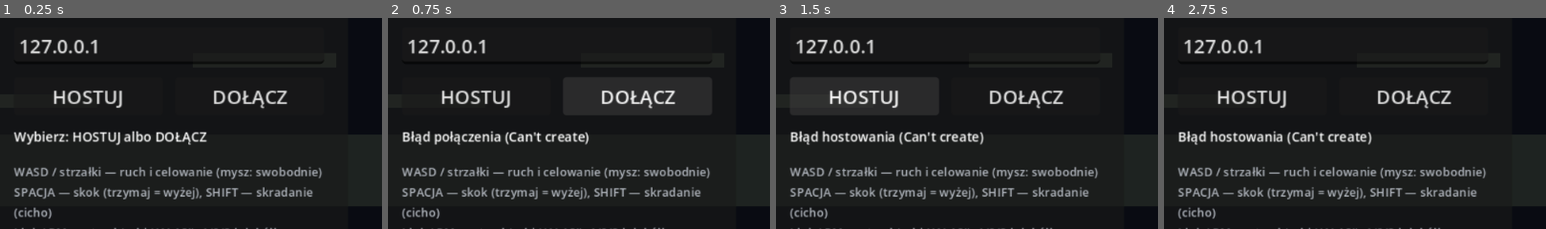
Above: before the commit, frames 1-4 (left to right).
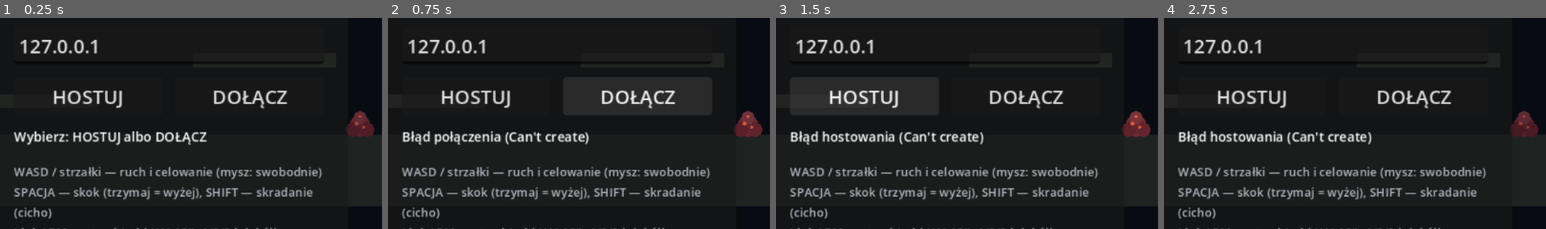
Above: after the commit, the same moments.

Repository: ssiwm/gameon
Game: Godot game, scene res://scenes/main.tscn
The game is run twice, just before and just after one commit, with the same random seed, the same clock (stepped at 60 frames per second) and the same inputs.
Inputs (mouse positions are % of the whole screen's width and height, from its top left):
- Up to frame 1 (0.25 s): no input
- Up to frame 2 (0.75 s): click "DOŁĄCZ" at 0.5 s
- Up to frame 3 (1.5 s): click "HOSTUJ" at 1.25 s
- Up to frame 4 (2.75 s): move the mouse to (72, 44) at 2.02 s; hold D (move_right) from 2.03 s (still down); tap Q (overcharge) at 2.1 s; click (72, 44) at 2.17 s; tap W (move_up) at 2.27 s; tap Keypad Enter at 2.3 s
The pictures show only the part of the screen within x 28-78%, y 27-77%; the shares and areas given below are measured in that part.

The runs differ from the first frame. In frame 1, 0.7% of the frame differs, in the area x 90-98%, y 43-57%; in frame 2, 0.7%; in frame 3, 0.7%; in frame 4, 0.6%.

Commit message:
Pętla misji: gniazda → ekstrakcja → wynik
Prototyp miał tylko plac zabaw — nie dało się wygrać, a wipe niczego nie
odbierał. Teraz jest pełna misja z GDD §4 / §16.0 pkt 1 (misja 1.3 „Gniazdo"):

- 3 gniazda (nest.gd) do zniszczenia; zniszczenie = hałas 8, budzi okolicę.
  Boty ich nie ostrzeliwują — głośny cel to decyzja drużyny.
- Po celu wyjście otwiera się w punkcie najdalszym od drużyny (§4: wyjście
  się zmienia) i wraca 1 ładunek Q (§8.4).
- Ekstrakcja: cała STOJĄCA drużyna 3 s przy flarze — leżącego trzeba podnieść.
- Ekran wyniku (czas, upadki, próba), host [Enter] = nowa misja.
- Wipe = kolejna próba (licznik prób), gniazda wracają.

Stan misji na serwerze (mission.gd), klienci przez _sync 5 Hz. Test
headless --missiontest; sprawdzone też w sieci (sam host w strefie nie
kończy misji, host + klient tak) i zrzutami okna.

Co-Authored-By: Claude Opus 5.5 <noreply@anthropic.com>

Diff:
--- a/prototype/scenes/main.tscn
+++ b/prototype/scenes/main.tscn
@@ -1,9 +1,10 @@
-[gd_scene load_steps=9 format=3]
+[gd_scene load_steps=10 format=3]
 
 [ext_resource type="Script" path="res://scripts/main.gd" id="1"]
 [ext_resource type="Script" path="res://scripts/hud.gd" id="2"]
 [ext_resource type="PackedScene" path="res://scenes/stalker.tscn" id="3"]
 [ext_resource type="PackedScene" path="res://scenes/enemy.tscn" id="4"]
+[ext_resource type="PackedScene" path="res://scenes/nest.tscn" id="5"]
 
 [sub_resource type="RectangleShape2D" id="RectangleShape2D_ground"]
 size = Vector2(1800, 60)
@@ -143,6 +144,15 @@
 [node name="Wolek2" parent="." instance=ExtResource("4")]
 position = Vector2(1300, 200)
 kind = "wolek"
+
+[node name="Nest1" parent="." instance=ExtResource("5")]
+position = Vector2(480, 200)
+
+[node name="Nest2" parent="." instance=ExtResource("5")]
+position = Vector2(850, 132)
+
+[node name="Nest3" parent="." instance=ExtResource("5")]
+position = Vector2(1330, 200)
 
 [node name="UI" type="CanvasLayer" parent="."]
 
--- /dev/null
+++ b/prototype/scenes/nest.tscn
@@ -0,0 +1,15 @@
+[gd_scene load_steps=3 format=3]
+
+[ext_resource type="Script" path="res://scripts/nest.gd" id="1"]
+
+[sub_resource type="RectangleShape2D" id="RectangleShape2D_nest"]
+size = Vector2(20, 18)
+
+[node name="Nest" type="CharacterBody2D"]
+collision_layer = 4
+collision_mask = 0
+script = ExtResource("1")
+
+[node name="CollisionShape2D" type="CollisionShape2D" parent="."]
+position = Vector2(0, -9)
+shape = SubResource("RectangleShape2D_nest")
--- a/prototype/scripts/hud.gd
+++ b/prototype/scripts/hud.gd
@@ -2,6 +2,7 @@
 ## HUD: pasek hałasu, HP, ostrzeżenie o stalkerze, status sieci, broń, down/revive.
 
 const Weapons := preload("res://scripts/weapons.gd")
+const Mission := preload("res://scripts/mission.gd")
 
 @onready var _bar: ProgressBar = $NoiseBar
 @onready var _noise_label: Label = $NoiseLabel
@@ -18,6 +19,36 @@
 ## warn_pulse grzmiałby bez przerwy.
 var _warn_was := false
 var _music_layer := -1
+var _objective: Label
+var _result: Panel
+var _result_text: Label
+
+## Linia celu i ekran wyniku tworzone w kodzie — main.tscn zostaje prosty.
+func _ready() -> void:
+	_objective = Label.new()
+	_objective.position = Vector2(170, 30)
+	_objective.size = Vector2(300, 18)
+	_objective.horizontal_alignment = HORIZONTAL_ALIGNMENT_CENTER
+	_objective.add_theme_font_size_override("font_size", 11)
+	_objective.add_theme_color_override("font_color", Color(0.95, 0.85, 0.55))
+	add_child(_objective)
+
+	_result = Panel.new()
+	_result.position = Vector2(170, 80)
+	_result.size = Vector2(300, 190)
+	_result.visible = false
+	var sb := StyleBoxFlat.new()
+	sb.bg_color = Color(0.03, 0.04, 0.05, 0.92)
+	sb.border_color = Color(0.4, 1.0, 0.5, 0.7)
+	sb.set_border_width_all(1)
+	_result.add_theme_stylebox_override("panel", sb)
+	add_child(_result)
+	_result_text = Label.new()
+	_result_text.position = Vector2(10, 10)
+	_result_text.size = Vector2(280, 170)
+	_result_text.horizontal_alignment = HORIZONTAL_ALIGNMENT_CENTER
+	_result_text.add_theme_font_size_override("font_size", 12)
+	_result.add_child(_result_text)
 
 func _process(delta: float) -> void:
 	_bar.value = NoiseMgr.level
@@ -32,6 +63,8 @@
 	var empty := maxi(0, NoiseMgr.OVERCHARGE_MAX - full)
 	_oc.text = "Q PRZESTEROWANIE: " + "|".repeat(full) + "_".repeat(empty)
 	_oc.modulate = Color(1, 0.85, 0.4) if full > 0 else Color(0.4, 0.4, 0.42)
+
+	_drive_mission()
 
 	_player = _find_local_player()
 	_status.text = _net_status()
@@ -94,6 +127,20 @@
 		Audio.play("warn_pulse", Audio.BUS_UI, -12.0)
 	_warn_was = awake
 
+func _drive_mission() -> void:
+	var m: Node = get_tree().current_scene.get("mission") if get_tree().current_scene else null
+	if m == null or not NoiseMgr.has_network():
+		_objective.text = ""
+		_result.visible = false
+		return
+	_objective.text = m.objective_text()
+	_result.visible = m.phase == Mission.Phase.SUCCESS
+	if _result.visible:
+		var secs := int(m.elapsed)
+		_result_text.text = "EKSTRAKCJA UDANA\n\nCzas: %d:%02d\nGniazda: %d/%d\nUpadki drużyny: %d\nPróba: %d\n\n%s" % [
+			secs / 60, secs % 60, m.nests_total, m.nests_total, m.downs, m.attempts,
+			"[Enter] nowa misja" if multiplayer.is_server() else "Czekaj — host zaczyna nową misję"]
+
 func _find_local_player() -> Node:
 	for p in get_tree().get_nodes_in_group("players"):
 		# boty też mają autorytet hosta — HUD pokazuje tylko człowieka
--- a/prototype/scripts/input_setup.gd
+++ b/prototype/scripts/input_setup.gd
@@ -14,6 +14,7 @@
 	_add_keys("weapon_1", [KEY_1])
 	_add_keys("weapon_2", [KEY_2])
 	_add_keys("weapon_3", [KEY_3])
+	_add_keys("restart", [KEY_ENTER, KEY_KP_ENTER])
 	_add_mouse("fire", MOUSE_BUTTON_LEFT)
 	_add_mouse("weapon_next", MOUSE_BUTTON_WHEEL_DOWN)
 	_add_mouse("weapon_prev", MOUSE_BUTTON_WHEEL_UP)
--- a/prototype/scripts/main.gd
+++ b/prototype/scripts/main.gd
@@ -12,8 +12,13 @@
 ## Wipe (wszyscy down) = nieudana ekstrakcja: restart misji po tylu sekundach (GDD §4).
 const WIPE_DELAY := 3.0
 
+const MISSION_SCRIPT := preload("res://scripts/mission.gd")
+
 ## >0 w trakcie odliczania do restartu po wipe; widoczne na każdym peerze (HUD).
 var wipe_left := 0.0
+## Pętla misji: cel → ekstrakcja → wynik (mission.gd). Węzeł o stałej nazwie,
+## tworzony na każdym peerze, więc RPC trafia w tę samą ścieżkę.
+var mission: Node2D
 
 @onready var _players: Node2D = $Players
 @onready var _spawner: MultiplayerSpawner = $PlayerSpawner
@@ -28,6 +33,9 @@
 	# peer, także dołączający później. Synchronizator postaci klienta należy do
 	# klienta, więc serwer nie może już przekazać stanu początkowego przez niego.
 	_spawner.spawn_function = _spawn_actor
+	mission = MISSION_SCRIPT.new()
+	mission.name = "Mission"
+	add_child(mission)
 	multiplayer.peer_connected.connect(_on_peer_connected)
 	multiplayer.peer_disconnected.connect(_on_peer_disconnected)
 	multiplayer.connected_to_server.connect(_on_connected_to_server)
@@ -51,7 +59,12 @@
 		wipe_left -= delta
 		if wipe_left <= 0.0:
 			wipe_left = 0.0
-			_restart_mission()
+			_restart_mission(false)
+		return
+	# po udanej ekstrakcji host zaczyna nową misję
+	if mission.phase == MISSION_SCRIPT.Phase.SUCCESS:
+		if Input.is_action_just_pressed("restart"):
+			_restart_mission(true)
 		return
 	if _all_down():
 		print("[WIPE] all players down -> mission restart in %.0fs" % WIPE_DELAY)
@@ -73,21 +86,25 @@
 	wipe_left = seconds
 	Audio.play("tape_stop", Audio.BUS_UI, -6.0)
 
-## Restart misji (serwer): Uwaga, ładunki Q, wrogowie i gracze wracają na start.
-## Łup misji przepadłby tutaj — postęp fabularny nie (GDD §4).
-func _restart_mission() -> void:
-	print("[WIPE] mission restart")
+## Restart misji (serwer): Uwaga, ładunki Q, wrogowie, gniazda i gracze wracają
+## na start. new_run=false to kolejna próba po wipe (licznik prób +1), true to
+## nowa misja po udanej ekstrakcji. Łup misji przepadłby tutaj — postęp
+## fabularny nie (GDD §4).
+func _restart_mission(new_run: bool) -> void:
+	print("[MISSION] restart (%s)" % ("nowa misja" if new_run else "wipe"))
 	NoiseMgr.reset_mission()
 	for e in get_tree().get_nodes_in_group("enemies"):
 		if e.has_method("reset_enemy"):
 			e.reset_enemy()
 	for c in _players.get_children():
 		c.request_full_reset()
+	mission.on_restart(new_run)
 
 func _handle_cmdline() -> void:
 	var autoquit := -1.0
 	var stealthtest := -1.0
 	var wipetest := -1.0
+	var missiontest := false
 	var args := OS.get_cmdline_user_args()
 	for a in args:
 		if a.begins_with("--port="):
@@ -103,6 +120,8 @@
 			stealthtest = 20.0
 		elif a.begins_with("--stealthtest="):
 			stealthtest = a.substr("--stealthtest=".length()).to_float()
+		elif a == "--missiontest":
+			missiontest = true
 		elif a == "--wipetest":
 			wipetest = 2.0
 		elif a.begins_with("--wipetest="):
@@ -111,6 +130,8 @@
 		_stealth_test_loop(stealthtest)
 	if wipetest >= 0.0:
 		_wipe_test(wipetest)
+	if missiontest:
+		_mission_test()
 	if autoquit >= 0.0:
 		await get_tree().create_timer(autoquit).timeout
 		get_tree().quit()
@@ -174,8 +195,35 @@
 	var states := []
 	for c in _players.get_children():
 		states.append("%s hp=%d dead=%s" % [c.name, c.hp, str(c.dead)])
-	print("[TEST] after restart: %s | trzosek1_alive=%s noise=%.0f charges=%d" % [
-		", ".join(states), str(victim.alive if victim else null), NoiseMgr.level, NoiseMgr.overcharge_charges])
+	print("[TEST] after restart: %s | trzosek1_alive=%s noise=%.0f charges=%d attempt=%d" % [
+		", ".join(states), str(victim.alive if victim else null), NoiseMgr.level, NoiseMgr.overcharge_charges,
+		mission.attempts])
+
+## Test pętli misji: niszczy gniazda, sprawdza otwarcie ekstrakcji i bonus Q,
+## przenosi ludzi (tylko hosta — jego autorytet) do flary, czeka na sukces,
+## potem nowa misja [Enter] symulowana wprost. --missiontest
+func _mission_test() -> void:
+	await get_tree().create_timer(2.0).timeout
+	if not multiplayer.is_server():
+		return
+	var q_before := NoiseMgr.overcharge_charges
+	for n in get_tree().get_nodes_in_group("nests"):
+		n.take_bullet(n.global_position + Vector2(-10, 0), 999.0)
+	await get_tree().create_timer(0.3).timeout
+	print("[TEST] mission: phase=%d nests_left=%d exit=%s q=%d->%d" % [
+		mission.phase, mission.nests_left, mission.exit_pos, q_before, NoiseMgr.overcharge_charges])
+	for c in _players.get_children():
+		if not c.is_bot:
+			c.global_position = mission.exit_pos
+	await get_tree().create_timer(mission.EXTRACT_TIME + 0.6).timeout
+	print("[TEST] mission: phase=%d progress=%.2f time=%.1f downs=%d attempts=%d noise=%.0f" % [
+		mission.phase, mission.extract_progress, mission.elapsed, mission.downs, mission.attempts, NoiseMgr.level])
+	_restart_mission(true)
+	await get_tree().create_timer(0.5).timeout
+	var alive := 0
+	for n in get_tree().get_nodes_in_group("nests"):
+		alive += 1 if n.alive else 0
+	print("[TEST] mission restart: phase=%d nests_alive=%d attempts=%d" % [mission.phase, alive, mission.attempts])
 
 func host_game() -> void:
 	if NoiseMgr.has_network():
--- /dev/null
+++ b/prototype/scripts/mission.gd
@@ -0,0 +1,236 @@
+extends Node2D
+## Pętla misji (GDD §4): CEL → EKSTRAKCJA → WYNIK. Autorytet: serwer.
+##
+##   OBJECTIVE  zniszcz wszystkie gniazda (grupa „nests")
+##   EXTRACT    wyjście otwiera się w INNYM miejscu niż start (§4: „po wykonaniu
+##              celu pozycja wyjścia się zmienia") — najdalszy od drużyny punkt
+##              z EXIT_CANDIDATES, więc trzeba wrócić przez obudzony teren.
+##              Wszyscy stojący ludzie muszą być w strefie przez EXTRACT_TIME;
+##              leżącego trzeba najpierw podnieść — drużyna wychodzi razem.
+##   SUCCESS    ekran wyniku; host zaczyna nową próbę [Enter].
+##
+## Wipe (main.gd) = nieudana ekstrakcja: misja wraca do OBJECTIVE, licznik prób +1.
+## Klienci dostają stan przez _sync (5 Hz + natychmiast przy zmianie fazy).
+
+enum Phase { OBJECTIVE, EXTRACT, SUCCESS }
+
+const EXTRACT_TIME := 3.0
+const EXIT_RADIUS_X := 34.0
+const EXIT_RADIUS_Y := 40.0
+const EXIT_CANDIDATES := [Vector2(-220, 200), Vector2(1420, 200)]
+const SYNC_INTERVAL := 0.2
+
+var phase: int = Phase.OBJECTIVE
+var nests_total := 0
+var nests_left := 0
+var exit_pos := Vector2.ZERO
+var extract_progress := 0.0
+## Statystyki do ekranu wyniku
+var elapsed := 0.0
+var downs := 0
+var attempts := 1
+
+var _sync_t := 0.0
+var _was_dead := {}          # nazwa gracza -> bool (liczenie upadków, serwer)
+
+func _ready() -> void:
+	z_index = 5
+	# gniazda są w scenie (ta sama ścieżka na każdym peerze)
+	for n in get_tree().get_nodes_in_group("nests"):
+		n.destroyed.connect(_on_nest_destroyed)
+	_count_nests()
+
+func _count_nests() -> void:
+	nests_total = 0
+	nests_left = 0
+	for n in get_tree().get_nodes_in_group("nests"):
+		nests_total += 1
+		if n.alive:
+			nests_left += 1
+
+func is_active() -> bool:
+	return NoiseMgr.has_network()
+
+# ---------------------------------------------------------------- serwer
+
+func _physics_process(delta: float) -> void:
+	queue_redraw()
+	if not NoiseMgr.has_network():
+		return
+	if not multiplayer.is_server():
+		if phase != Phase.SUCCESS:
+			elapsed += delta     # lokalna interpolacja zegara między synchronizacjami
+		return
+
+	if phase != Phase.SUCCESS:
+		elapsed += delta
+	_track_downs()
+	if phase == Phase.EXTRACT:
+		_tick_extract(delta)
+
+	_sync_t -= delta
+	if _sync_t <= 0.0:
+		_broadcast()
+
+func _on_nest_destroyed(_nest: Node) -> void:
+	if not NoiseMgr.is_server():
+		return
+	_count_nests()
+	print("[MISSION] nest destroyed, left=%d/%d" % [nests_left, nests_total])
+	if nests_left == 0 and phase == Phase.OBJECTIVE:
+		_open_extraction()
+	_broadcast()
+
+func _open_extraction() -> void:
+	phase = Phase.EXTRACT
+	extract_progress = 0.0
+	# najdalszy kandydat od środka drużyny — powrót przez obudzony teren
+	var centroid := _humans_centroid()
+	var best: Vector2 = EXIT_CANDIDATES[0]
+	for c in EXIT_CANDIDATES:
+		if (c as Vector2).distance_to(centroid) > best.distance_to(centroid):
+			best = c
+	exit_pos = best
+	# GDD §8.4: ładunek Przesterowania wraca natychmiast przy celu głównym
+	NoiseMgr.objective_bonus()
+	print("[MISSION] objective complete -> extraction at %s" % exit_pos)
+	_event.rpc("objective")
+
+func _tick_extract(delta: float) -> void:
+	var humans := 0
+	var inside := 0
+	for p in get_tree().get_nodes_in_group("players"):
+		if p.is_bot or p.is_queued_for_deletion():
+			continue
+		humans += 1
+		if not p.dead and _in_exit(p.global_position):
+			inside += 1
+	if humans > 0 and inside == humans:
+		extract_progress = minf(1.0, extract_progress + delta / EXTRACT_TIME)
+		if extract_progress >= 1.0:
+			_success()
+	else:
+		extract_progress = maxf(0.0, extract_progress - delta / EXTRACT_TIME * 2.0)
+
+func _in_exit(pos: Vector2) -> bool:
+	return absf(pos.x - exit_pos.x) <= EXIT_RADIUS_X and absf(pos.y - exit_pos.y) <= EXIT_RADIUS_Y
+
+func _success() -> void:
+	phase = Phase.SUCCESS
+	extract_progress = 1.0
+	print("[MISSION] SUCCESS time=%.1fs downs=%d attempts=%d" % [elapsed, downs, attempts])
+	# teren cichnie: wrogowie (nie gniazda) wracają do snu, Uwaga spada do zera
+	for e in get_tree().get_nodes_in_group("enemies"):
+		if not e.is_in_group("nests") and e.has_method("reset_enemy"):
+			e.reset_enemy()
+	NoiseMgr.calm()
+	_event.rpc("success")
+	_broadcast()
+
+## Upadki ludzi (statystyka). Liczone na serwerze z replikowanego `dead`.
+func _track_downs() -> void:
+	for p in get_tree().get_nodes_in_group("players"):
+		var was: bool = _was_dead.get(p.name, false)
+		if p.dead and not was and not p.is_bot and phase != Phase.SUCCESS:
+			downs += 1
+		_was_dead[p.name] = p.dead
+
+func _humans_centroid() -> Vector2:
+	var sum := Vector2.ZERO
+	var n := 0
+	for p in get_tree().get_nodes_in_group("players"):
+		if not p.is_bot:
+			sum += p.global_position
+			n += 1
+	return sum / n if n > 0 else Vector2.ZERO
+
+## Wołane przez main._restart_mission() — po wipe (nowa próba) albo nowej misji.
+func on_restart(new_run: bool) -> void:
+	phase = Phase.OBJECTIVE
+	extract_progress = 0.0
+	elapsed = 0.0
+	if new_run:
+		downs = 0
+		attempts = 1
+	else:
+		attempts += 1
+	_was_dead.clear()
+	# gniazda wróciły (reset_enemy) — liczymy od nowa
+	_count_nests()
+	nests_left = nests_total
+	_broadcast()
+
+func _broadcast() -> void:
+	_sync_t = SYNC_INTERVAL
+	if NoiseMgr.has_network() and multiplayer.is_server():
+		_sync.rpc(phase, nests_left, nests_total, exit_pos, extract_progress, elapsed, downs, attempts)
+
+@rpc("authority", "call_remote", "reliable")
+func _sync(p: int, left: int, total: int, ex: Vector2, prog: float, el: float, d: int, att: int) -> void:
+	phase = p
+	nests_left = left
+	nests_total = total
+	exit_pos = ex
+	extract_progress = prog
+	elapsed = el
+	downs = d
+	attempts = att
+
+## Jednorazowe sygnały dźwiękowe na każdym peerze.
+@rpc("authority", "call_local", "reliable")
+func _event(kind: String) -> void:
+	match kind:
+		"objective":
+			Audio.play("radio_beep", Audio.BUS_UI, -6.0)
+			Audio.sting(1)
+		"success":
+			Audio.play("ui_confirm", Audio.BUS_UI, -4.0)
+			Audio.play("tape_stop", Audio.BUS_UI, -10.0)
+
+# ---------------------------------------------------------------- HUD
+
+## Tekst celu dla HUD.
+func objective_text() -> String:
+	match phase:
+		Phase.OBJECTIVE:
+			return "CEL: zniszcz gniazda  %d/%d" % [nests_total - nests_left, nests_total]
+		Phase.EXTRACT:
+			var me := _local_human()
+			var dir := ""
+			if me != null:
+				var dx := exit_pos.x - me.global_position.x
+				dir = ("  ← %d m" if dx < 0.0 else "  → %d m") % int(absf(dx) / 16.0)
+				if me.dead:
+					dir = "  — leżysz: drużyna musi cię podnieść"
+				elif _in_exit(me.global_position):
+					dir = "  — czekaj na drużynę" if extract_progress <= 0.0 else "  — EWAKUACJA %d%%" % int(extract_progress * 100.0)
+			return "EKSTRAKCJA: dotrzyj do flary" + dir
+	return ""
+
+func _local_human() -> Node2D:
+	for p in get_tree().get_nodes_in_group("players"):
+		if not p.is_bot and p.is_multiplayer_authority():
+			return p
+	return null
+
+# ---------------------------------------------------------------- znacznik wyjścia
+
+func _draw() -> void:
+	if phase != Phase.EXTRACT and phase != Phase.SUCCESS:
+		return
+	var t := Time.get_ticks_msec() / 1000.0
+	var p := exit_pos
+	var flick := 0.75 + 0.25 * sin(t * 11.0) * sin(t * 4.3)
+	var col := Color(0.4, 1.0, 0.5)
+	# słup światła flary
+	for i in 6:
+		var w := 26.0 - i * 4.0
+		draw_rect(Rect2(p.x - w * 0.5, p.y - 150.0, w, 150.0), Color(col, 0.035 * flick))
+	# strefa ewakuacji
+	draw_rect(Rect2(p.x - EXIT_RADIUS_X, p.y - 2.0, EXIT_RADIUS_X * 2.0, 3.0), Color(col, 0.55))
+	draw_circle(p + Vector2(0, -4), 3.0, Color(1.0, 0.95, 0.7, flick))
+	# postęp ewakuacji
+	if extract_progress > 0.0:
+		# nad etykietą gracza (P1 ~ -30 px), żeby się nie nakładały
+		draw_rect(Rect2(p.x - 20.0, p.y - 62.0, 40.0, 4.0), Color(0.1, 0.1, 0.12, 0.8))
+		draw_rect(Rect2(p.x - 20.0, p.y - 62.0, 40.0 * extract_progress, 4.0), col)
--- /dev/null
+++ b/prototype/scripts/nest.gd
@@ -0,0 +1,137 @@
+extends CharacterBody2D
+## Gniazdo — cel misji „Gniazdo" (GDD §9, misja 1.3: „spal 3 gniazda").
+## Symulacja i HP TYLKO na serwerze; klienci dostają stan przez _sync.
+##
+## Gniazdo jest w grupie „enemies", bo tak trafiają je pociski (bullet.gd)
+## i tak resetuje je wipe (main._restart_mission → reset_enemy). Nie jest
+## jednak zagrożeniem: boty go nie ostrzeliwują (is_threat = false), bo
+## zniszczenie gniazda jest GŁOŚNE — to decyzja drużyny, nie bota.
+
+signal destroyed(nest: Node)
+
+const MAX_HP := 60.0
+## Hałas zniszczenia (GDD §8.1): pękające gniazdo budzi okolicę — to cena celu.
+const N_DESTROY := 8.0
+
+var hp := MAX_HP
+var alive := true
+
+var _flash := 0.0
+var _net_timer := 0.0
+
+func _ready() -> void:
+	add_to_group("enemies")
+	add_to_group("nests")
+
+func is_threat() -> bool:
+	return false
+
+## Restart misji (wipe / nowa próba).
+func reset_enemy() -> void:
+	hp = MAX_HP
+	_set_alive(true)
+	_send_state(999.0)
+
+func _set_alive(a: bool) -> void:
+	alive = a
+	visible = a
+	($CollisionShape2D as CollisionShape2D).set_deferred("disabled", not a)
+
+func take_bullet(_from_pos: Vector2, dmg: float = 8.0) -> void:
+	if not NoiseMgr.is_server() or not alive:
+		return
+	hp -= dmg
+	_flash = 0.08
+	if hp <= 0.0:
+		_destroy()
+	else:
+		_send_state(999.0)
+
+func _destroy() -> void:
+	_set_alive(false)
+	NoiseMgr.add_noise(N_DESTROY, global_position)
+	_destroy_fx()
+	_send_state(999.0)
+	destroyed.emit(self)
+
+## Efekty na KAŻDYM peerze (serwer wprost, klient po zmianie alive w _sync).
+func _destroy_fx() -> void:
+	Audio.play_at("flare_ignite", global_position, Audio.BUS_WORLD, -4.0, 0.7)
+	Audio.play_variant_at("impact_flesh", 3, global_position, Audio.BUS_WORLD, -2.0, 0.6)
+	if _local_dist() < 240.0:
+		Feel.shake(2.5)
+	var fx := CPUParticles2D.new()
+	fx.one_shot = true
+	fx.emitting = true
+	fx.amount = 40
+	fx.lifetime = 0.9
+	fx.explosiveness = 0.9
+	fx.direction = Vector2(0, -1)
+	fx.spread = 60.0
+	fx.initial_velocity_min = 40.0
+	fx.initial_velocity_max = 130.0
+	fx.gravity = Vector2(0, -60)   # płonące strzępy unoszą się
+	fx.scale_amount_min = 1.0
+	fx.scale_amount_max = 2.5
+	fx.color = Color(1.0, 0.55, 0.2)
+	get_tree().current_scene.add_child(fx)
+	fx.global_position = global_position + Vector2(0, -8)
+	get_tree().create_timer(1.5).timeout.connect(fx.queue_free)
+
+func _local_dist() -> float:
+	for p in get_tree().get_nodes_in_group("players"):
+		var pp := p as Node2D
+		if pp != null and not pp.is_bot and pp.is_multiplayer_authority():
+			return pp.global_position.distance_to(global_position)
+	return INF
+
+func _physics_process(delta: float) -> void:
+	_flash = maxf(0.0, _flash - delta)
+	if NoiseMgr.is_server():
+		_send_state(delta)
+
+## Stan rzadko się zmienia — wysyłamy przy zmianie i co 0,5 s (dla dołączających).
+func _send_state(delta: float) -> void:
+	if not NoiseMgr.has_network() or not NoiseMgr.is_server():
+		return
+	_net_timer -= delta
+	if _net_timer > 0.0:
+		return
+	_net_timer = 0.5
+	_sync.rpc(hp, alive)
+
+@rpc("authority", "call_remote", "reliable")
+func _sync(new_hp: float, is_alive: bool) -> void:
+	if new_hp < hp - 0.01:
+		_flash = 0.08
+	hp = new_hp
+	if alive and not is_alive:
+		_set_alive(false)
+		_destroy_fx()
+	elif not alive and is_alive:
+		_set_alive(true)
+
+func _process(_delta: float) -> void:
+	if visible:
+		queue_redraw()
+
+func _draw() -> void:
+	var t := Time.get_ticks_msec() / 1000.0
+	var pulse := 0.5 + 0.5 * sin(t * 2.2 + position.x * 0.01)
+	var base := Color(0.32, 0.12, 0.16).lerp(Color(0.45, 0.16, 0.2), pulse)
+	if _flash > 0.0:
+		base = Color.WHITE
+	# organiczny kopiec: kilka nakładających się kół
+	draw_circle(Vector2(0, -7), 9.0, base)
+	draw_circle(Vector2(-6, -4), 6.0, base.darkened(0.15))
+	draw_circle(Vector2(6, -4), 6.0, base.darkened(0.1))
+	draw_circle(Vector2(0, -14), 5.5, base.lightened(0.05))
+	# żyłki / jaja — pulsują, żeby gniazdo było widać w półmroku
+	var glow := Color(1.0, 0.45, 0.25, 0.35 + 0.45 * pulse)
+	draw_circle(Vector2(-3, -9), 1.6, glow)
+	draw_circle(Vector2(3, -6), 1.3, glow)
+	draw_circle(Vector2(0, -15), 1.2, glow)
+	# HP po pierwszym trafieniu
+	if hp < MAX_HP:
+		draw_rect(Rect2(-11, -24, 22, 2), Color(0.15, 0.05, 0.05))
+		draw_rect(Rect2(-11, -24, 22.0 * clampf(hp / MAX_HP, 0.0, 1.0), 2), Color(1.0, 0.5, 0.2))
--- a/prototype/scripts/noise_manager.gd
+++ b/prototype/scripts/noise_manager.gd
@@ -103,6 +103,29 @@
 	print("[NOISE] overcharge used, charges=%d level=%.0f" % [overcharge_charges, level])
 	return true
 
+## Cel główny wykonany: +1 ładunek Przesterowania od razu (GDD §8.4).
+func objective_bonus() -> void:
+	if not is_server():
+		return
+	overcharge_charges = mini(OVERCHARGE_MAX, overcharge_charges + 1)
+	if overcharge_charges >= OVERCHARGE_MAX:
+		_regen_needed = false
+	_push_now()
+	overcharge_used.emit(overcharge_charges)
+
+## Udana ekstrakcja: teren cichnie (Uwaga 0, Stalker śpi).
+func calm() -> void:
+	if not is_server():
+		return
+	level = 0.0
+	stalker_awake = false
+	level_changed.emit(level, stalker_awake)
+	_push_now()
+
+func _push_now() -> void:
+	if has_network():
+		_push.rpc(level, last_noise_pos, stalker_awake, overcharge_charges)
+
 ## Ile sekund minęło od ostatniego Q (serwer). Boty wstrzymują wtedy ogień.
 func seconds_since_overcharge() -> float:
 	return Time.get_ticks_msec() / 1000.0 - _last_overcharge
Not shown, changed: GDD.md
